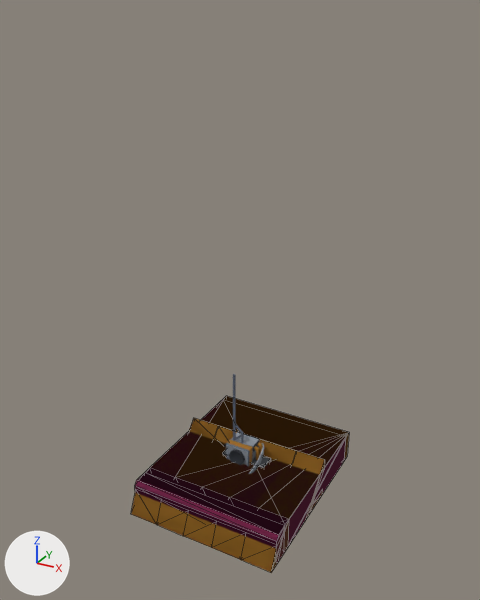
The glTF model packages/app/public/city/city-props.glb as it was, and as the next commit left it.
One viewpoint serves both versions: a 50 mm camera at (5.17, -9.63, 8.88) aimed at (-0.05, -0.13, 4.13). The axes (+X, +Y, +Z) are drawn at lower left. The lights are the same throughout. The older version comes first. Mesh edges are drawn as thin lines on the coarser meshes.

In view in the first picture: 'pr-ac-stack', 'pr-awning-flat-c-amber', 'pr-awning-flat-magenta', 'pr-awning-wide-amber' and 4 more.
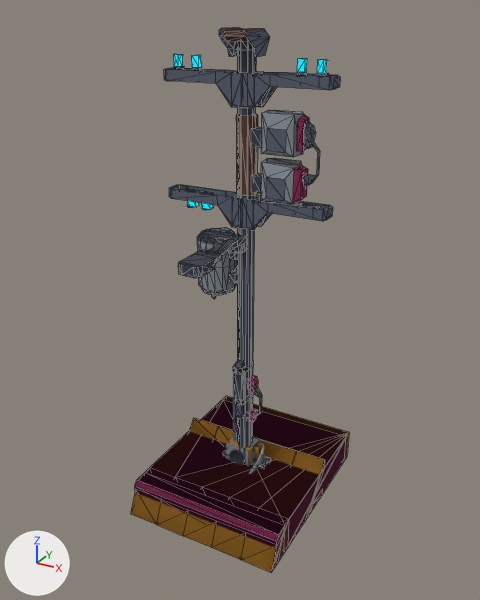
Commit message: feat(assets): CC-BY pole and robot dog in city-props.glb via tools/city_ccby.py (ADR-0063)

Where the change shows, as pixel boxes [x1, y1, x2, y2] in the pictures (480 x 600 px):
'pr-pole', added: after [164, 27, 340, 448]

The change, as a list of edits to the scene's bpy script:
```text
Add me_pr_pole:
    me_pr_pole.from_pydata(...)  # 689 vertices, 1320 faces; spans x -1.48..1.49, y -1.87..0.35, z 0.0..8.6
    me_pr_pole.materials.append(mat_city_palette)
Add ob_pr_pole:
    ob_pr_pole = bpy.data.objects.new('pr-pole', me_pr_pole)
    ob_pr_pole.location = (0.0, 0.0, 0.0)
```
